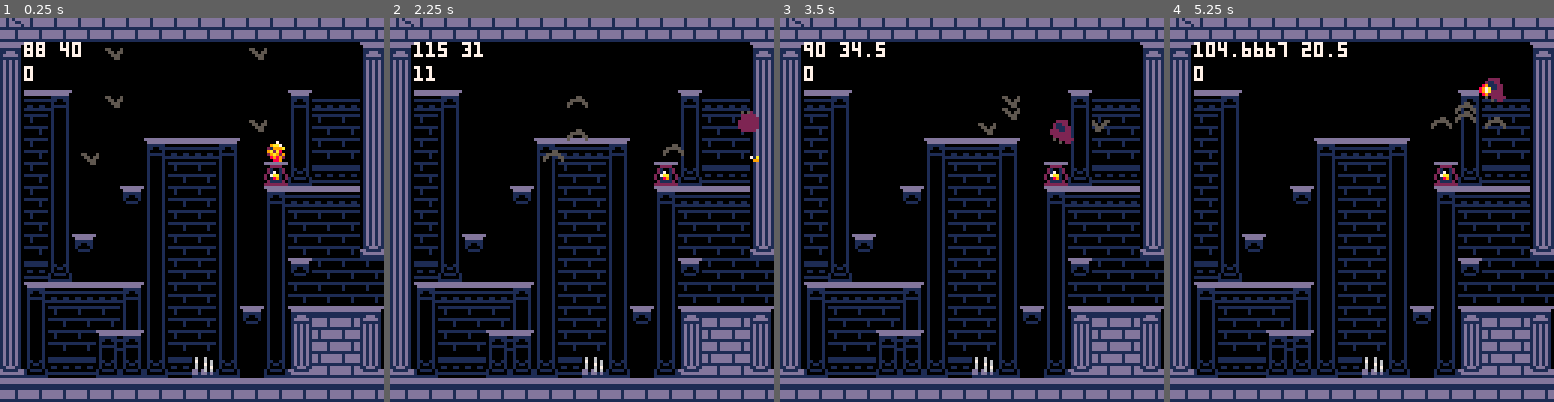
Above: before the commit, frames 1-4 (left to right).
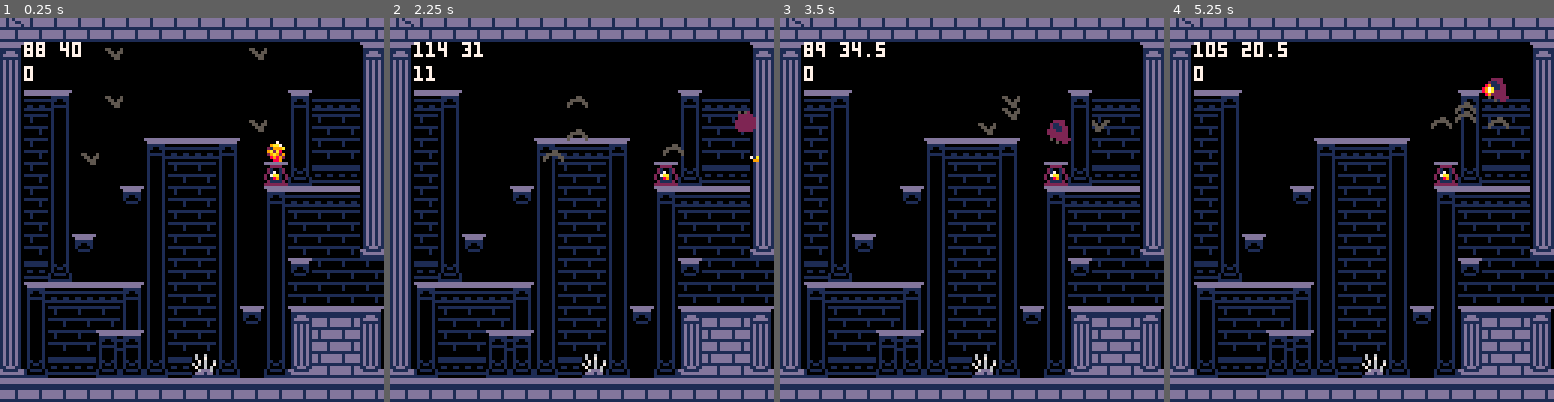
Above: after the commit, the same moments.

Repository: NunoDasNeves/pathofagni-pico8
Game: PICO-8 cartridge jumper.p8
Two runs of this game, one before a commit and one after it. Both use one fixed random seed, a clock stepped at 60 frames per second and the inputs below.
Inputs:
- Up to frame 1 (0.25 s): no input
- Up to frame 2 (2.25 s): tap X (X key) at 0.33, 1.07, 1.85 s; tap O (Z key) at 0.7, 1.7, 2.1 s; hold Right 1.6-2.1 s; hold Up from 2.15 s (still down)
- Up to frame 3 (3.5 s): release Up at 2.42 s; hold Right 2.47-3.03 s; tap O (Z key) at 2.5, 2.9, 3.3 s; tap X (X key) at 2.97 s; hold Left from 3.08 s (still down)
- Up to frame 4 (5.25 s): release Left at 3.58 s; hold Down 3.63-3.97 s; tap O (Z key) every 0.4 s from 3.7 to 4.9 s; hold Right 4.02-4.68 s; tap X (X key) at 4.08, 5.2 s; hold Up 4.73-5.03 s; hold Left from 5.08 s (still down)

The runs differ from the first frame. In frame 1, 0.2% of the frame differs, in the area x 50-57%, y 87-93%; in frame 2, 0.3%; in frame 3, 0.4%; in frame 4, 0.8%, in the area x 12-89%, y 6-93%.

Commit message:
change spikes to not be walls etc, push out of walls

Diff:
--- a/jumper.p8
+++ b/jumper.p8
@@ -317,10 +317,16 @@
 	--  coll dimensions
 	ftw = 0.99, -- < min platform width
 	ftx = 3,
-	ch = 7.99, -- < min wall height
+	ch = 6.99, -- < min wall height
 	cw = 5.99,
-	cx = 0.99,
-	cy = 0,
+	cx = 1,
+	cy = 1,
+	-- hurtbox dimensions
+	hx = 2,
+	hy = 2,
+	hw = 3.99,
+	hh = 3.99,
+	-- physics
 	ax = 1, -- accel
 	max_vx = 2,
 	min_vx = 0.01, -- stop threshold
@@ -459,15 +465,12 @@
  p.fcnt = 0
 end
 
-function respawn_update_p()
-
-end
-
 function update_p()
  if (p.spawn or not p.alive) then
   respawn_update_p()
   return
  end
+
  -- change direction
  if (btnp(⬅️) or
      btn(⬅️) and not btn(➡️)) then
@@ -492,22 +495,29 @@
  end
 
  local newx = p.x + p.vx
- local cl = p.x + p.cx
+
+ local cl = newx + p.cx
  local cr = cl + p.cw
+ local ct = p.y + p.cy
+ local cb = ct + p.ch
+ -- only check left or right
  local cx = cr
  if (p.vx < 0) then
   cx = cl
  end
- local ct = p.y + p.cy
- local cb = ct + p.ch
-
+ -- collide walls
  if ((p.vx != 0)
      and
      (collmap(cx,ct,1) or
  	    collmap(cx,cb,1))
  	  ) then
    p.vx = 0
-	  newx = p.x
+   -- push out of wall
+   if (cx == cl) then
+   	newx = roundup(cx, 8) - p.cx - 1
+   else
+   	newx = rounddown(cx, 8) - p.w + p.cx + 1
+   end
  end
 
  -- vy - jump and land
@@ -569,20 +579,11 @@
  p.x = newx
  p.y = newy
 
- if (p.shcount == 0) then
-  if (btnp(❎)) then
-   p.shcount = 10
-   make_fireball()
-  end
- else
- 	p.shcount -= 1
- end
-
  -- hit spikes
- local hl = p.x + 2
- local hr = hl + 3.99
- local ht = p.y + 2
- local hb = ht + 3.99
+ local hl = p.x + p.hx
+ local hr = hl + p.hw
+ local ht = p.y + p.hy
+ local hb = ht + p.hh
  if (collmap(hl,ht,3) or
      collmap(hr,ht,3) or
      collmap(hl,hb,3) or
@@ -590,6 +591,15 @@
  	kill_p()
  	respawn_update_p()
  	return
+ end
+
+ if (p.shcount == 0) then
+  if (btnp(❎)) then
+   p.shcount = 10
+   make_fireball()
+  end
+ else
+ 	p.shcount -= 1
  end
 
  -- animate
@@ -716,14 +726,14 @@
 00000000500000500000000000000000000000000000000000000000000000000000000000000000000000000000000000000000000000000000000000000000
 00000000000000000000000000000000000000000000000000000000000000000000000000000000000000000000000000000000000000000000000000000000
 00000000000000000000000000000000000000000000000000000000000000000000000000000000000000000000000000000000000000000000000000000000
-000000001d667666666676d11d1dd1dd000000000000000000000000000000000000000000000000000000000000000000000000000000000000000000000000
-06006000ddd00000000006dd1d1dd1dd000000000000000000000000000000000000000000000000000000000000000000000000000000000000000000000000
-0700606011100000000000110606d0dd000000000000000000000000000000000000000000000000000000000000000000000000000000000000000000000000
-06007060dd667600066766dd07060060000000000000000000000000000000000000000000000000000000000000000000000000000000000000000000000000
-060060701100000000000ddd06070060000000000000000000000000000000000000000000000000000000000000000000000000000000000000000000000000
-dd0d6060ddd000000000001106060070000000000000000000000000000000000000000000000000000000000000000000000000000000000000000000000000
-dd1dd1d1dd66676000676ddd00060060000000000000000000000000000000000000000000000000000000000000000000000000000000000000000000000000
-11111111111000000000011100000000000000000000000000000000000000000000000000000000000000000000000000000000000000000000000000000000
+06006000d006000000670001dddddddd00000600dddddddd00000000000000000000000000000000000000000000000000000000000000000000000000000000
+06007000d1600000000066d101d11d100060070001d111d000000000000000000000000000000000000000000000000000000000000000000000000000000000
+00706006dd16676000000dd106111160007006000611160000000000000000000000000000000000000000000000000000000000000000000000000000000000
+60606007d110000067666d1160060606006060070606007000000000000000000000000000000000000000000000000000000000000000000000000000000000
+07006060d116600000000dd170060600606060067006060600000000000000000000000000000000000000000000000000000000000000000000000000000000
+006ddd60dd100676007606d10060070006dddd606006070000000000000000000000000000000000000000000000000000000000000000000000000000000000
+0ddd1dd0d1600000660070d1007006000dd11dd00007006000000000000000000000000000000000000000000000000000000000000000000000000000000000
+11111111d00670000006000100600000111111110006006000000000000000000000000000000000000000000000000000000000000000000000000000000000
 00000000000000000000000000000000000000000000000000000000000000000000000000000000000000000000000000000000000000000000000000000000
 00000000000000000000000000000000000000000000000000000000000000000000000000000000000000000000000000000000000000000000000000000000
 00000000000000000000000000000000000000000000000000000000000000000000000000000000000000000000000000000000000000000000000000000000
@@ -757,7 +767,7 @@
 12121212121212121212121212121212121212121212121212121212121212121212121212121212121212121212121212121212121212121212121212121212
 12121212121212121212121212121212121212121212121212121212121212121212121212121212121212121212121212121212121212121212121212121212
 __gff__
-000001010101010101010100010100000301010301050303030300000000000002070702040402060602000000000000060606060404060000060000000000000000000000000000000000000000000000001111110100000000000000000000101000000000000000000000000000000e0d0d0b000000000000000000000000
+0000010101010101010101000101000003010103010503030303000000000000020707020404020606020000000000000606060604040600000600000000000000000000000000000000000000000000000011111101000000000000000000001010000000000000000000000000000008080808080800000000000000000000
 0000000000000000000000000000000000000000000000000000000000000000000000000000000000000000000000000000000000000000000000000000000000000000000000000000000000000000000000000000000000000000000000000000000000000000000000000000000000000000000000000000000000000000
 __map__
 3121212121212121212121212121212121212121212121212131212121212121212121212121212121212121212121212121212121212121212121212121212121212121212121212121212121212121212121212121212121212121212121212121212121212121212121212121212121212121212121212121000000000000
@@ -770,11 +780,11 @@
 231b1d0000021d1b1b1d00030404042023710000000000000000000000007220000000000000000000000000000000000000000000000000000000000000000000000000000000000000000000000000000000000000000000000000000000000000000000000000000000000000000000000000000000000000000000000000
 231b1d0000001d1b1b1d001d1b1b1b20230b0b0b0b0b0b0b0b0b171218000020220000000000000000000000000000202200000000000000000000000000002022000000000000000000000000000020220000000000000000000000000000202200000000000000000000000000002022000000000000000000000000000020
 231b1d0200001d1b1b1d001d1b1b1b30331b1b1b1b1b1b1b1b1b272228030520320000000000000000000000000000203200000000000000000000000000002032000000000000000000000000000020320000000000000000000000000000203200000000000000000000000000002032000000000000000000000000000020
-232b2d0000001d1b1b1d001d021b1b1b1b1b1b1b1b521b1b1b1b731d1d1d1d20000000000000000000000000000000000000000000000000000000000000000000000000000000000000000000000000000000000000000000000000000000000000000000000000000000000000000000000000000000000000000000000000
+232b2d0000001d1b1b1d001d021b1b1b1b1b1b1b1b521b1b1b1b75731d1d1d20000000000000000000000000000000000000000000000000000000000000000000000000000000000000000000000000000000000000000000000000000000000000000000000000000000000000000000000000000000000000000000000000
 2303040404051d1b1b1d001d1b1b1b1b1b1b1b1b1b0d1b1b1b1b1d1d2d2d2d20000000000000000000000000000000000000000000000000000000000000000000000000000000000000000000000000000000000000000000000000000000000000000000000000000000000000000000000000000000000000000000000000
 231d1b1b1b1d1d1b1b1d021d10121213131b1b1b1b1d1b1b1b1b1d2d17121820000000000000000000000000000000000000000000000000000000000000000000000000000000000000000000000000000000000000000000000000000000000000000000000000000000000000000000000000000000000000000000000000
 231d1b1b03051d1b1b1d001d20212123231b1b1b1b2d1b1b1b191d1721212820000000000000000000000000000000000000000000000000000000000000000000000000000000000000000000000000000000000000000000000000000000000000000000000000000000000000000000000000000000000000000000000000
-332d2b2b2d2d2d2b702d002d3021213333707070191712181b392d2721212820000000000000000000000000000000000000000000000000000000000000000000000000000000000000000000000000000000000000000000000000000000000000000000000000000000000000000000000000000000000000000000000000
+332d2b2b2d2d2d2b702d002d3021213333747074191712181b392d2721212820000000000000000000000000000000000000000000000000000000000000000000000000000000000000000000000000000000000000000000000000000000000000000000000000000000000000000000000000000000000000000000000000
 1211111111111111111111111111111212121212121212121212121212121212121212121212121212121212121212121212000000000000000000000000000000000000000000000000000000000000000000000000000000000000000000000000000000000000000000000000000000000000000000000000000000000000
 0000000000000000000000000000000000000000000000000000000000000000000000000000000000000000000000000000000000000000000000000000000000000000000000000000000000000000000000000000000000000000000000000000000000000000000000000000000000000000000000000000000000000000
 0000000000000000000000000000000000000000000000000000000000000000000000000000000000000000000000000000000000000000000000000000000000000000000000000000000000000000000000000000000000000000000000000000000000000000000000000000000000000000000000000000000000000000
--- a/util.lua
+++ b/util.lua
@@ -10,6 +10,10 @@
 
 function rounddown(val, multiple)
     return val - val % multiple
+end
+
+function roundup(val, multiple)
+    return rounddown(val + multiple - 0.01, multiple)
 end
 
 function aabb(x0,y0,w0,h0,x1,y1,w1,h1)
